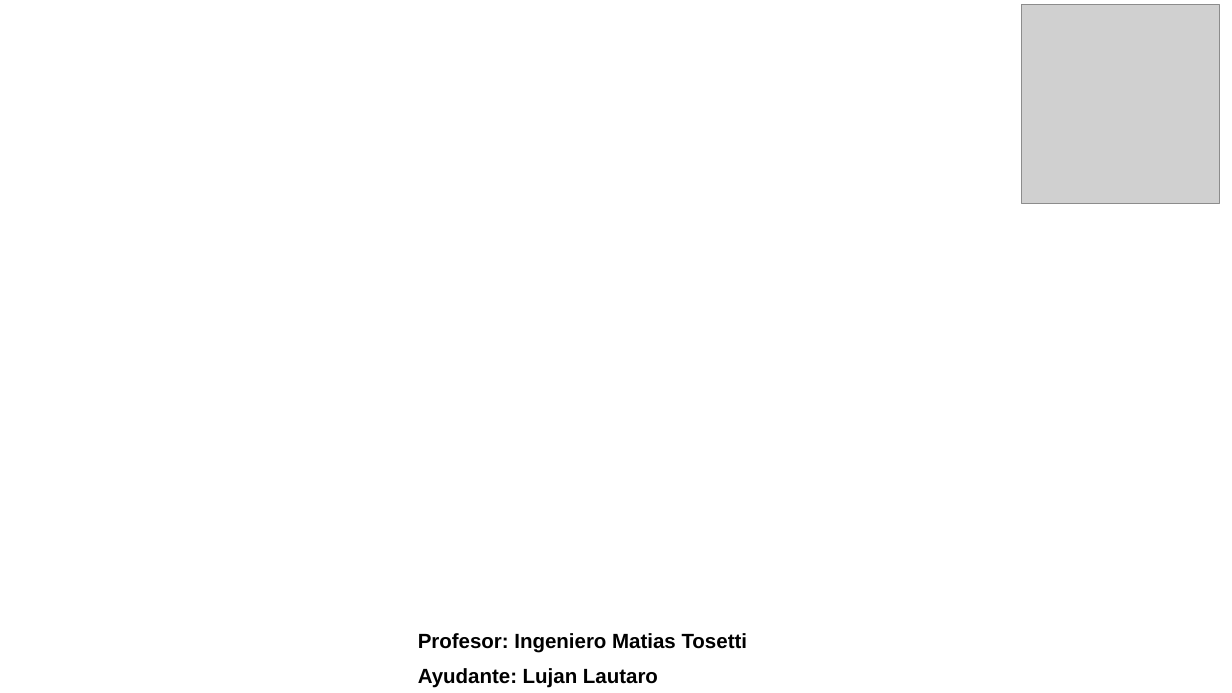
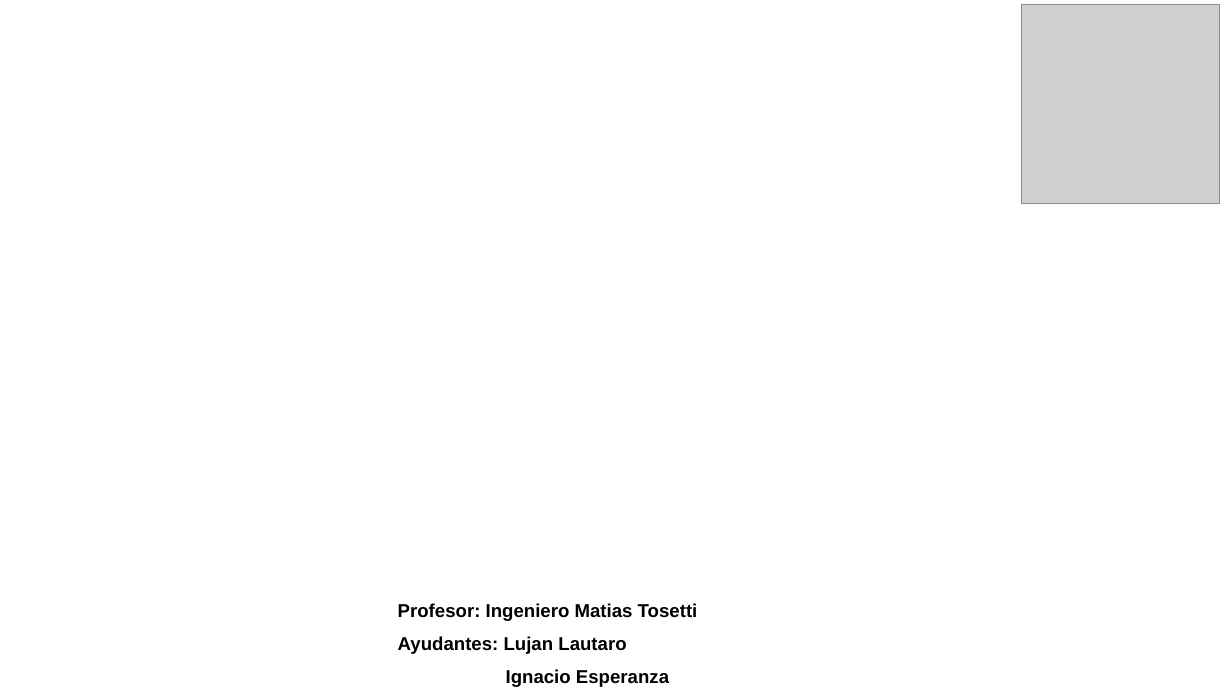
Before and after one commit to Lujham/Lab-de-Compu-1, a slide deck: slide 43 of Presentacion practica Lab de Compu 1.pptx (slide 16 before the commit). Drawn at 1232x693 pixels with LibreOffice and Linux fonts; fonts in the diff are those of the drawing; grey boxes stand for pictures. Boxes give left, top, right and bottom in pixels: in the first picture for what was removed or moved away, otherwise in the second. Text is boxed around its words. In the diff, an @@ line names an element or a change of style, - is before the commit and + after.

```diff
--- a/Presentacion practica Lab de Compu 1.pptx
+++ b/Presentacion practica Lab de Compu 1.pptx
@@ text "Profesor: Ingeniero Matias Tosetti": place and size @@
-text "Profesor: Ingeniero Matias Tosetti" at bbox=[418, 633, 748, 688]
+text "Profesor: Ingeniero Matias Tosetti" at bbox=[398, 603, 698, 687]
@@ text at bbox=[398, 603, 698, 621]: size 16 to 14.5 pt in "Profesor: Ingeniero Matias Tosetti"; less space between paragraphs @@
@@ text at bbox=[398, 636, 669, 687]: text changed; size 16 to 14.5 pt @@
-Ayudante: Lujan Lautaro
+Ayudantes: Lujan Lautaro
+Ignacio Esperanza
```
Also in this commit, not shown: 15 other slides changed, 27 slides added.
